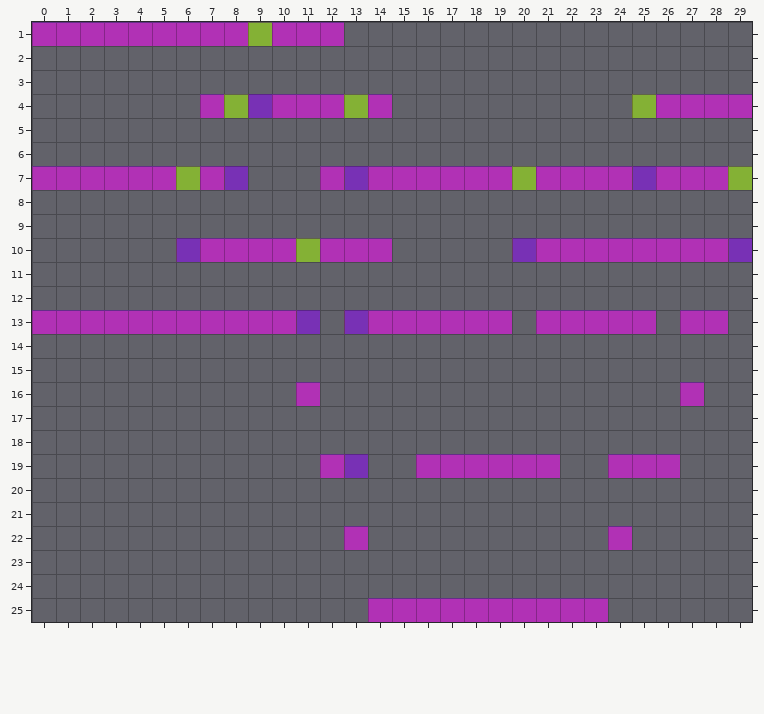
One commit to this Tiled map: Project II/Output/Assets/Maps/Map_Combat.tmx. This is how it looked before the edit.
Cells are 64x64 px. Shown: x 0..29, y 1..25.
Once edited:
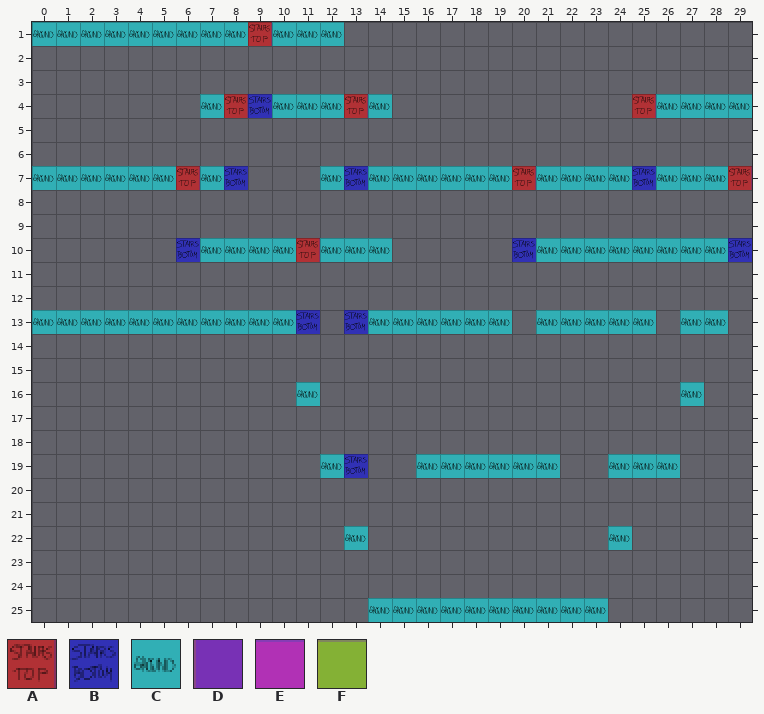
Key: from "MapMetadata": A 0, B 1, C 3, D 5, E 6, F 8.
_ is an empty cell.
See-through tiles are keyed as they look on the map.
Edits made:
Layer "Navigation":
y 1: x 0..12 EEEEEEEEEFEEE -> CCCCCCCCCACCC
y 4: x 7..14 EFDEEEFE -> CABCCCAC; x 25..29 FEEEE -> ACCCC
y 7: x 0..8 EEEEEEFED -> CCCCCCACB; x 12..29 EDEEEEEEFEEEEDEEEF -> CBCCCCCCACCCCBCCCA
y 10: x 6..14 DEEEEFEEE -> BCCCCACCC; x 20..29 DEEEEEEEED -> BCCCCCCCCB
y 13: x 0..11 EEEEEEEEEEED -> CCCCCCCCCCCB; x 13..19 DEEEEEE -> BCCCCCC; x 21..25 EEEEE -> CCCCC; x 27..28 EE -> CC
y 16: x 11 E -> C; x 27 E -> C
y 19: x 12..13 ED -> CB; x 16..21 EEEEEE -> CCCCCC; x 24..26 EEE -> CCC
y 22: x 13 E -> C; x 24 E -> C
y 25: x 14..23 EEEEEEEEEE -> CCCCCCCCCC
